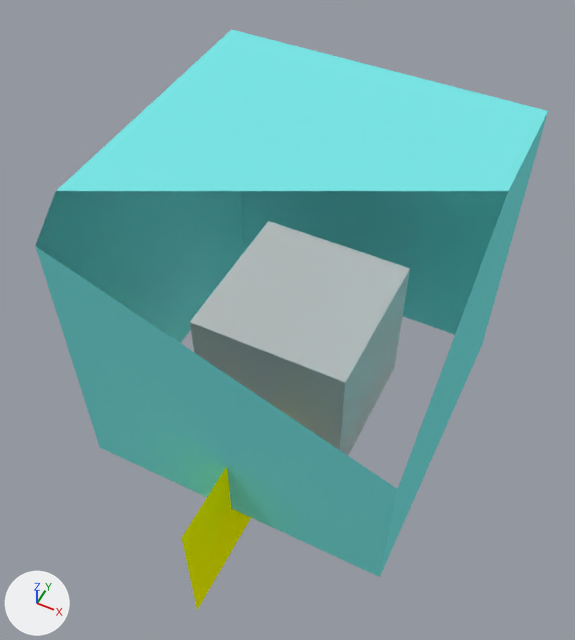
The Blender file startup.blend: old version first, new version second.
Rendered twice from a camera (50 mm lens) standing at (2.82, -6.08, 9.03) and looking at (-0.09, -0.25, 1.74). The lights are fixed; the arrows at lower left show +X, +Y and +Z. Everything nearer to the camera than a plane just in front of the edit is cut away.

Before the edit, the objects in view are built like this:
```python
mat_burner_bc = principled_material('Burner bc')
mat_burner_bc.base_color = (0.8, 0.8, 0.8)  # white #e7e7e7
mat_burner_bc.roughness = 0.4
mat_material_bc = principled_material('Material bc')
mat_material_bc.base_color = (0.8, 0.8, 0.8)  # white #e7e7e7
mat_material_bc.roughness = 0.4
me_cube = bpy.data.meshes.new('Cube')
me_cube.from_pydata(...)  # a box spanning x -1.0..1.0, y -1.0..1.0, z -1.0..1.0
me_cube.materials.append(mat_material_bc)  # white #e7e7e7
me_cube_002 = bpy.data.meshes.new('Cube.002')
me_cube_002.from_pydata([(1.0, 1.0, 1.0), (1.0, -1.0, 1.0), (-1.0, 1.0, 1.0), (-1.0, -1.0, 1.0)], [], [(0, 2, 3, 1)])
me_cube_002.materials.append(mat_burner_bc)  # white #e7e7e7
me_plane = bpy.data.meshes.new('Plane')
me_plane.from_pydata([(-1.0, -1.0, 0.0), (1.0, -1.0, 0.0), (-1.0, 1.0, 0.0), (1.0, 1.0, 0.0)], [], [(0, 1, 3, 2)])
me_plane.materials.append(mat_dummy_color2)  # yellow #ffff00
ob_burner = bpy.data.objects.new('Burner', me_cube_002)
ob_burner.location = (0.0, 0.0, 1.01)
ob_cube = bpy.data.objects.new('Cube', me_cube)
ob_cube.location = (0.0, 0.0, 1.0)
ob_temp_slice = bpy.data.objects.new('Temp slice', me_plane)
ob_temp_slice.location = (0.0, -2.0, 0.0)
ob_temp_slice.rotation_euler = (0.0, 1.571, 0.0)  # degrees (0, 90, 0)
# also in view: 'Domain bcs' at (0.0, 0.0, 2.0)
```
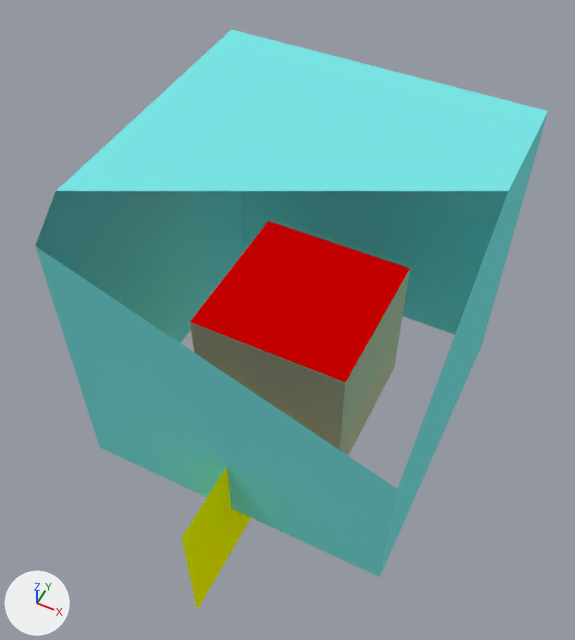
Commit message: Fix startup blend

Pixel boxes [x1, y1, x2, y2] of what changed, in the pictures (575 x 640 px):
```json
{"object": "Burner", "change": "recoloured", "before": [190, 221, 410, 382], "after": [190, 221, 410, 382], "on screen": "white to red"}
{"object": "Cube", "change": "recoloured", "before": [190, 269, 410, 455], "after": [190, 269, 410, 455]}
```

Edits to the scene script, one JSON object a line:
```json
{"op": "set", "path": "mat_material_bc.roughness", "old": "0.4", "new": "0.5"}
{"op": "set", "path": "mat_material_bc", "old": "principled_material('Material bc')", "new": "diffuse_material('Material bc')"}
{"op": "set", "path": "mat_material_bc.base_color", "old": "(0.8, 0.8, 0.8)", "new": "(0.8, 0.652, 0.436)", "note": "white #e7e7e7 -> beige #e7d3b0"}
{"op": "set", "path": "mat_burner_bc.roughness", "old": "0.4", "new": "0.5"}
{"op": "set", "path": "mat_burner_bc", "old": "principled_material('Burner bc')", "new": "diffuse_material('Burner bc')"}
{"op": "set", "path": "mat_burner_bc.base_color", "old": "(0.8, 0.8, 0.8)", "new": "(1.0, 0.0, 0.0)", "note": "white #e7e7e7 -> red #ff0000"}
```
